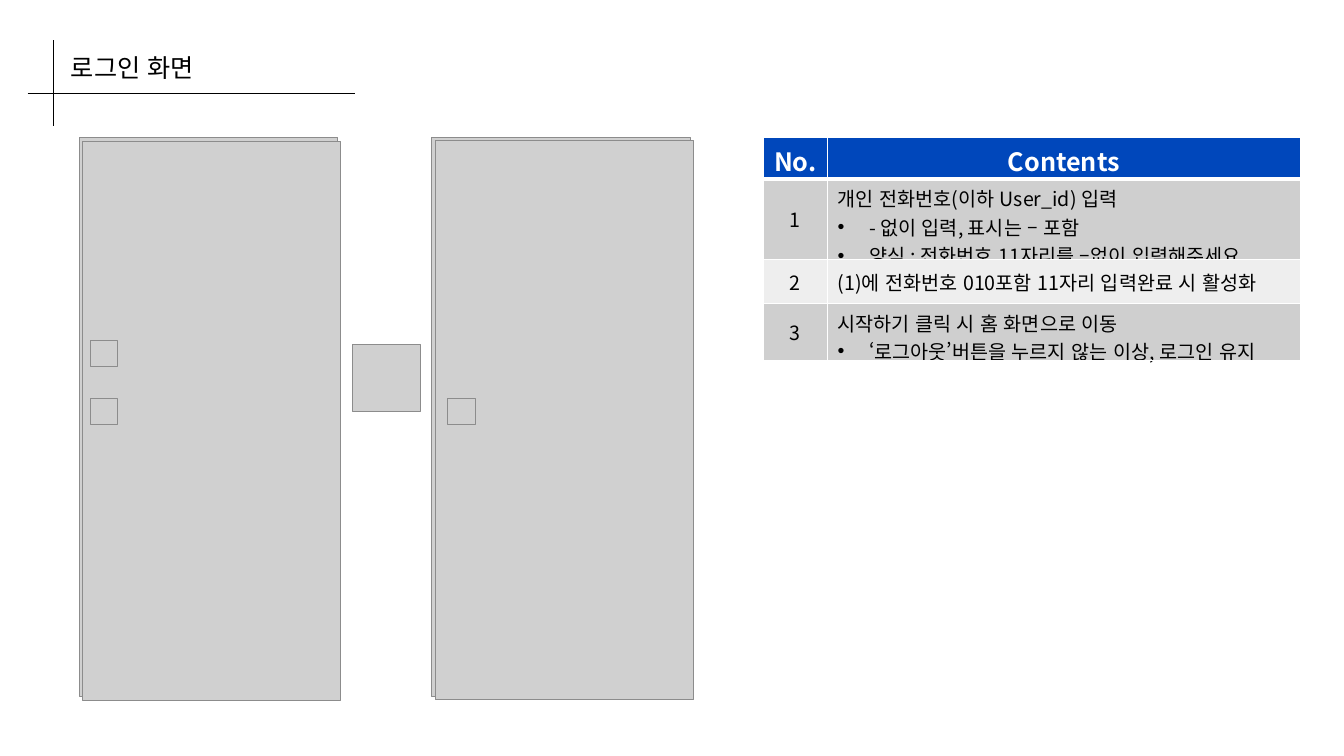
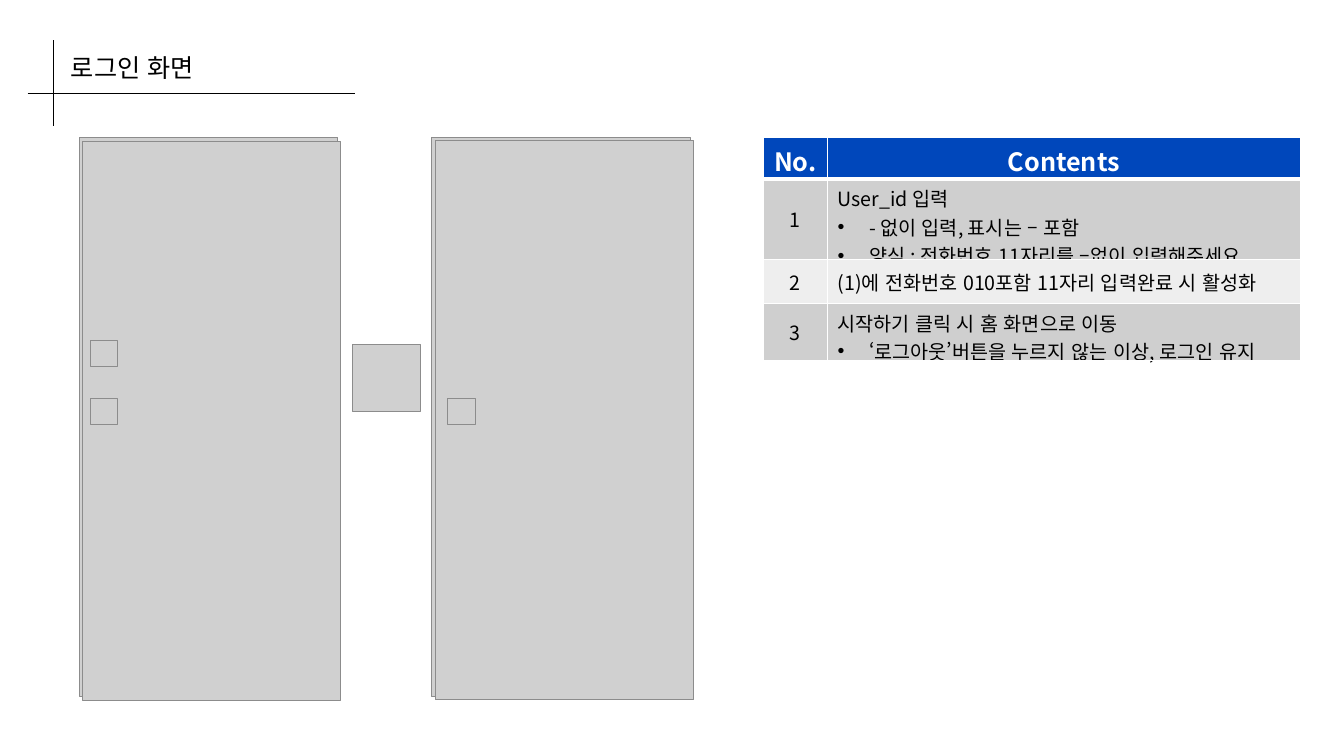
Before and after one commit to Coffee-Street/Document, a slide deck: slide 18 of assets/Planning/1_strada_coffee.pptx (slide 17 before the commit). Drawn at 1344x756 pixels with LibreOffice and Linux fonts; fonts in the diff are those of the drawing; grey boxes stand for pictures. Boxes give left, top, right and bottom in pixels: in the first picture for what was removed or moved away, otherwise in the second. Text is boxed around its words. In the diff, an @@ line names an element or a change of style, - is before the commit and + after.

```diff
--- a/assets/Planning/1_strada_coffee.pptx
+++ b/assets/Planning/1_strada_coffee.pptx
@@ table at (763,137,1301,369) @@
-row 2, column 2: 개인 전화번호(이하 User_id) 입력 / - 없이 입력, 표시는 – 포함 / 양식 : 전화번호 11자리를 –없이 입력해주세요
+row 2, column 2: User_id 입력 / - 없이 입력, 표시는 – 포함 / 양식 : 전화번호 11자리를 –없이 입력해주세요
```
Also in this commit, not shown: 2 other slides changed, 2 slides added, 1 other file.
